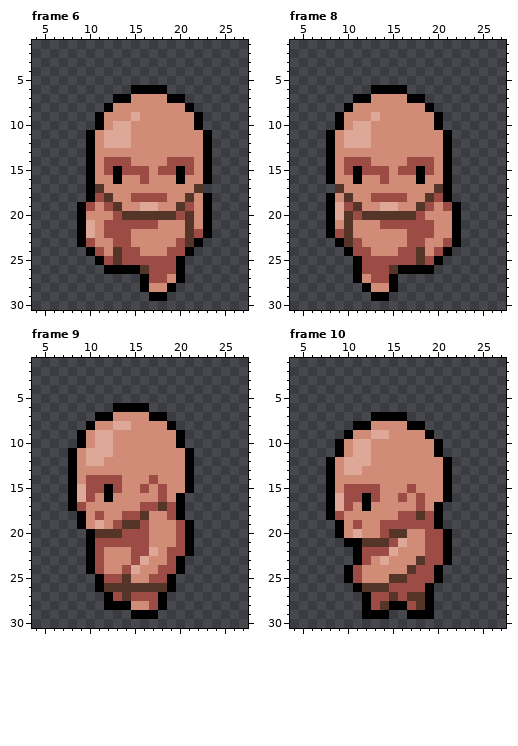
Two states of a pixel-art file, src/fullset2_01.ase. Above is the file before it was changed.
32x32 pixels, 16 frames. Shown: frame 6: x 4..27, y 1..30; frame 8: x 4..27, y 1..30; frame 9: x 4..27, y 1..30; frame 10: x 4..27, y 1..30. The commit also changed other frames, which this record leaves out.
After the commit:
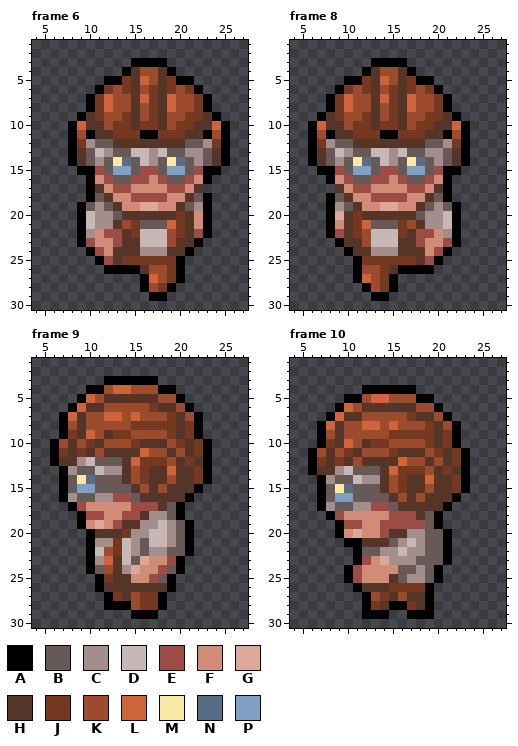
Palette (. is transparent): A #000000  B #665958  C #a38e8c  D #c7b8b7  E #9c4c45  F #d18c78  G #dea899  H #543528  J #753921  K #9c4b2c  L #cf643a  M #f9e8a6  N #566d85  P #7ea0c2
Diff:
layer "Layer 2" now shown
layer "Layer 3" now shown
layer "Layer 4" now shown
Changed rows in their new state; - is an unchanged pixel.
Frame 6, layers "Layer 4", "Layer 3", "Layer 2":
first column x 8:
 3 -------AAAA-------
 4 ------AHKKHA------
 5 ----AAJHLKHJAA----
 6 ---AJKJHKJHJKJA---
 7 --AJLKKHLJHLKKJA--
 8 --AJLKKHKJHLKKJA--
 9 -AHJKKJHKJHKKJJHA-
10 ALHHKJJHJJHKJJHHLA
11 AK-HHJJJAAJJJHH-KA
12 AJCBBHHHHHHHHBBCJA
13 AHBDCBBDDCDBBCCBHA
14 AHBCBMNBDCBMNBCBHA
15 -A-EBPPB-EBPPBE-A-
16 ----EBBE--EBBE----
17 -----EE----EE-----
18 ---B----------B---
19 --BCB--------BC---
20 --DCCB------J-----
21 --DCCHKJBBBLJ-----
22 --C---HJDDDKJ-----
23 ------HHDDDKH-----
24 ------HHCCCHH-----
25 ------JJJJJJ------
26 ---------KKJ------
27 ---------LKJ------
28 ---------KJ-------
Frame 8, layers "Layer 4", "Layer 3", "Layer 2":
first column x 6:
 3 -------AAAA-------
 4 ------AHKKHA------
 5 ----AAJHLKHJAA----
 6 ---AJKJHKJHJKJA---
 7 --AJLKKHLJHLKKJA--
 8 --AJLKKHKJHLKKJA--
 9 -AHJKKJHKJHKKJJHA-
10 ALHHKJJHJJHKJJHHLA
11 AK-HHJJJAAJJJHH-KA
12 AJCBBHHHHHHHHBBCJA
13 AHBDCBBDDCDBBCCBHA
14 AHBCBMNBDCBMNBCBHA
15 -A-EBPPB-EBPPBE-A-
16 ----EBBE--EBBE----
17 -----EE----EE-----
18 ---B----------B---
19 ---CB--------BCB--
20 -----J------BCCD--
21 -----JLBBBJKHCCD--
22 -----JKDDDJH---C--
23 -----HKDDDHH------
24 -----HHCCCHH------
25 ------JJJJJJ------
26 ------KKJ---------
27 ------LKJ---------
28 -------KJ---------
Frame 9, layers "Layer 4", "Layer 3", "Layer 2":
first column x 6:
 3 ------AAAAAA------
 4 ----AAKLLKKKAA----
 5 ---ALKHHHHHHKKA---
 6 --ALHHKKKKKJHHKA--
 7 -ALHKKLLKLKKKJHKA-
 8 -AKHKKKKKJJJJJHJA-
 9 -AJHLKHJJKKKKJHJA-
10 AKHKJHKKKJHHHKJHJA
11 AJHJHKHHHHLKKHKHJA
12 AHHCDBBBHLJJJKHJHA
13 -ACBBDCCHKJHHLHHJA
14 -ABMNBBBHKJHHKHHJA
15 -ABPPBBBBHKHKHHHA-
16 -ACBBCCEEBHHHHHA--
17 ---------E---B----
18 ----E------CCB----
19 ----------CCDCB---
20 --------JCCDDCB---
21 -----CCJDCBDDCB---
22 -----DKJDCBCCBB---
23 -----CLHDB--------
24 -----BKHC----B----
25 ------JH----B-----
27 -------J-KJJ------
28 ---------KJJ------
Frame 10, layers "Layer 4", "Layer 3", "Layer 2":
first column x 6:
 4 ------AAAAAA------
 5 ----AAKLLKKKAA----
 6 ---ALKHHHHHHKKA---
 7 --ALHHKKKKKJHHKA--
 8 -ALHKKLLKLKKKJHKA-
 9 -AKHKKKKKJJJJJHJA-
10 -AJHLKHJJKKKKJHJA-
11 AKHKJHKKKJHHHKJHJA
12 AJHJHKHHHHLKKHKHJA
13 AHHCDBBBHLJJJKHJHA
14 -ACBBDCCHKJHHLHHJA
15 -ABMNBBBHKJHHKHHJA
16 -ABPPBBBBHKHKHHHA-
17 -ACBBCCEEBHHHHHA--
18 ---------E---B----
19 ----E--------B----
20 -----------CCBB---
21 ---------BCDCBB---
22 ------BBCCDCCBB---
23 ---------CCCBBB---
24 ----------BBCB----
25 ----------BCCB----
26 ---------JJJJ-----
27 -------KJ-K-------
28 -------J---J------
Pixel boxes of the changes (left, top, right, bottom) in both pictures:
changed: (68, 58, 230, 292)
changed: (308, 58, 470, 292)
changed: (50, 376, 212, 610)
changed: (308, 385, 470, 610)
